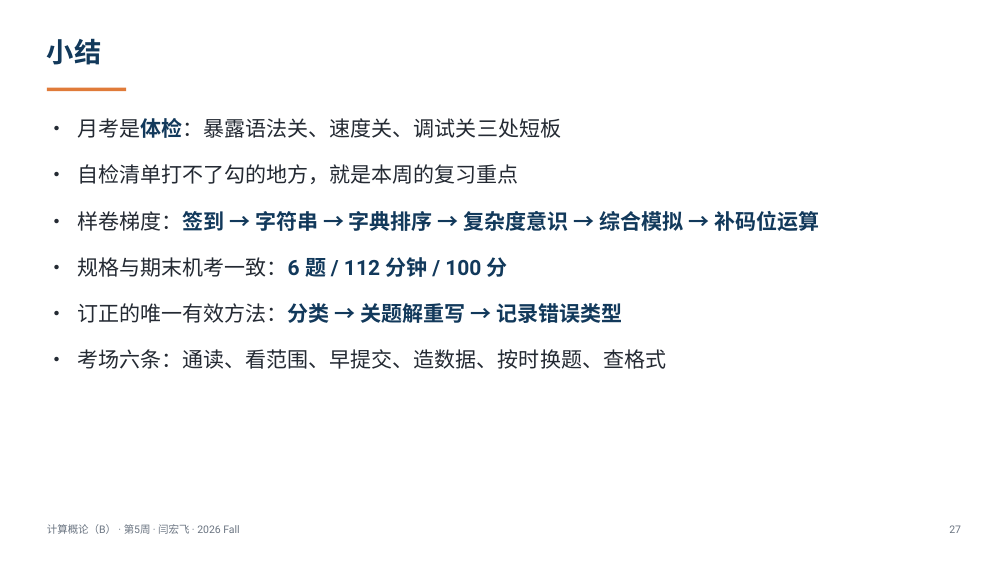
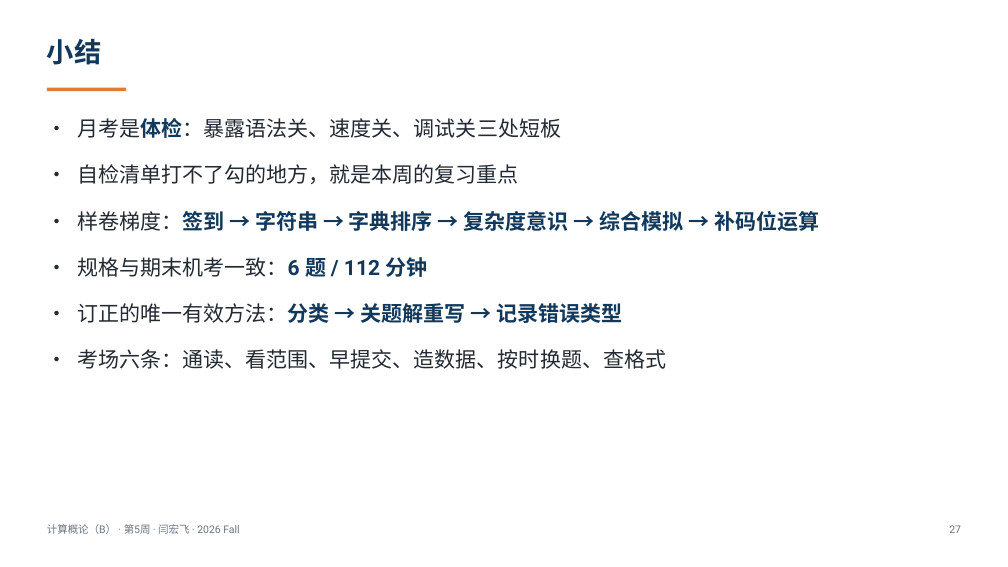
Before and after one commit to GMyhf/2026fall-cs101, a slide deck: slide 27 of courseware/202609_ADS_W05_October_Exam_Review.pptx. Drawn at 1008x567 pixels with LibreOffice and Linux fonts; fonts in the diff are those of the drawing. Boxes give left, top, right and bottom in pixels: in the first picture for what was removed or moved away, otherwise in the second. Text is boxed around its words. In the diff, an @@ line names an element or a change of style, - is before the commit and + after.

```diff
--- a/courseware/202609_ADS_W05_October_Exam_Review.pptx
+++ b/courseware/202609_ADS_W05_October_Exam_Review.pptx
@@ text at bbox=[77, 254, 427, 280]: text changed; text colour #12395B to #242A33; bold off @@
-• 规格与期末机考一致：6 题 / 112 分钟 / 100 分
+• 规格与期末机考一致：6 题 / 112 分钟
```
Also in this commit, not shown: 2 other files.
